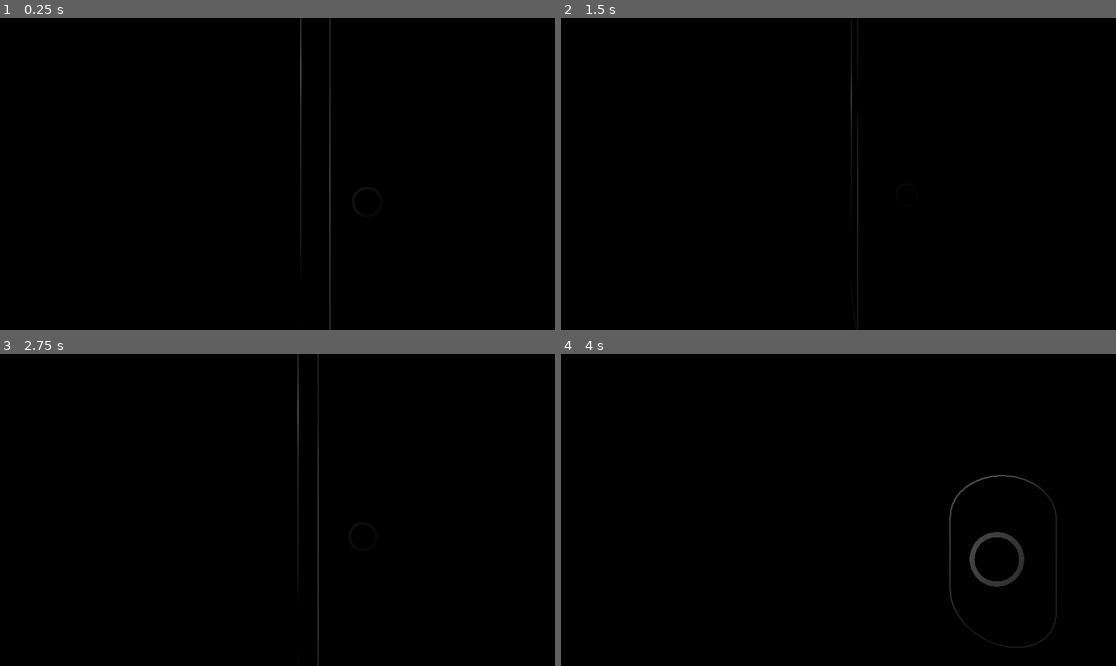
Above: before the commit, frames 1-4 (two rows, left to right).
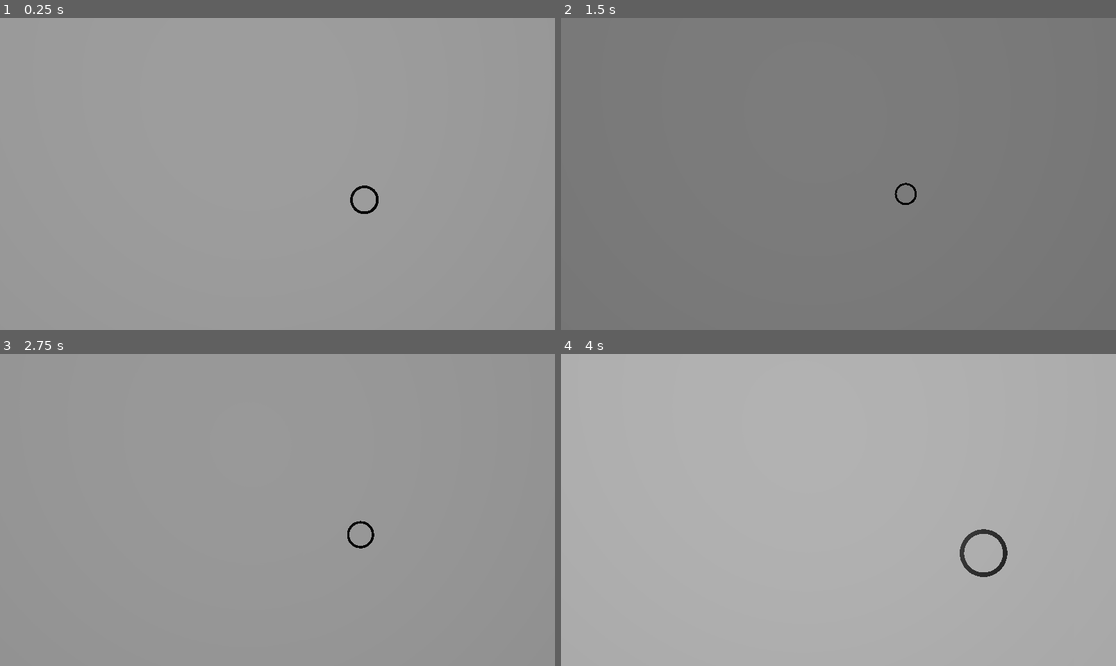
Above: after the commit, the same moments.

Repository: Yni-Viar/scp-939-vision-test
Game: Godot game, scene res://node_3d.tscn
Same seed, same stepped clock (60 frames per second), same inputs: the game is played once before the commit and once after it. The project has no main scene, so this scene is started directly.
Inputs:
- Up to frame 1 (0.25 s): no input
- Up to frame 2 (1.5 s): no input
- Up to frame 3 (2.75 s): no input
- Up to frame 4 (4 s): no input

The runs differ from the first frame. In frame 1, 100% of the frame differs, in the area x 0-100%, y 0-100%; in frame 2, 100%; in frame 3, 100%; in frame 4, 100%.

Commit message:
Another SCP-939 view, based on depth texture

Diff:
--- /dev/null
+++ b/src/MatcapShader/matcap.gdshader
@@ -0,0 +1,15 @@
+shader_type spatial;
+render_mode unshaded;
+
+//Made by Yni Viar
+//Licensed under CC0.
+
+uniform sampler2D depth_texture: hint_depth_texture;
+
+void fragment(){
+	float depth = textureLod(depth_texture, SCREEN_UV, 0.0).r;
+	vec4 upos = INV_PROJECTION_MATRIX * vec4(SCREEN_UV * 2.0 - 1.0, depth, 1.0);
+	vec3 pixel_position = upos.xyz / upos.w;
+	float distance_between_objects = distance(CAMERA_POSITION_WORLD, pixel_position);
+	ALBEDO = vec3(1.0 - (distance_between_objects / 7.68));
+}
--- a/src/node_3d.tscn
+++ b/src/node_3d.tscn
@@ -1,17 +1,25 @@
-[gd_scene load_steps=16 format=3 uid="uid://dnpd2l6vp053k"]
+[gd_scene load_steps=18 format=3 uid="uid://dnpd2l6vp053k"]
 
 [ext_resource type="Script" uid="uid://dl40tg0ivldfk" path="res://test_move.gd" id="1_a0tk4"]
 [ext_resource type="Material" uid="uid://3tdk6l0x8tq1" path="res://939emit.tres" id="2_a0tk4"]
-[ext_resource type="Material" uid="uid://bsfiqbctxrb4a" path="res://939.tres" id="2_jka67"]
+[ext_resource type="Shader" uid="uid://csqj250p47dcm" path="res://MatcapShader/matcap.gdshader" id="2_jka67"]
 [ext_resource type="Shader" uid="uid://bh73ik7u3sjtb" path="res://AmnesticVision/amnestic.gdshader" id="2_r3fl7"]
 [ext_resource type="Script" uid="uid://ctpngks3uhu8s" path="res://AmnesticVision/amnestic_progress.gd" id="4_i5arm"]
 
 [sub_resource type="BoxMesh" id="BoxMesh_noarx"]
 
+[sub_resource type="StandardMaterial3D" id="StandardMaterial3D_wc5p8"]
+albedo_color = Color(1, 1, 0, 1)
+
 [sub_resource type="BoxMesh" id="BoxMesh_a0tk4"]
+material = SubResource("StandardMaterial3D_wc5p8")
+
+[sub_resource type="ShaderMaterial" id="ShaderMaterial_jsk3o"]
+render_priority = 0
+shader = ExtResource("2_jka67")
 
 [sub_resource type="QuadMesh" id="QuadMesh_wc5p8"]
-material = ExtResource("2_jka67")
+material = SubResource("ShaderMaterial_jsk3o")
 size = Vector2(2, 2)
 
 [sub_resource type="ShaderMaterial" id="ShaderMaterial_jka67"]
@@ -53,11 +61,11 @@
 mesh = SubResource("BoxMesh_a0tk4")
 
 [node name="Camera3D" type="Camera3D" parent="."]
-transform = Transform3D(1, 0, 0, 0, 1, 0, 0, 0, 1, -0.698976, 1.93031, 0.845152)
+transform = Transform3D(1, 0, 0, 0, 1, 0, 0, 0, 1, -0.792895, 1.93031, 1.2054)
 script = ExtResource("1_a0tk4")
 
 [node name="939VisionEffect" type="MeshInstance3D" parent="Camera3D"]
-transform = Transform3D(1, 0, 0, 0, 1, 0, 0, 0, 1, 0, 0, -0.168428)
+transform = Transform3D(1, 0, 0, 0, 1, 0, 0, 0, 1, 0, 0, -0.202243)
 mesh = SubResource("QuadMesh_wc5p8")
 
 [node name="AmnesticEffect" type="MeshInstance3D" parent="Camera3D"]
Not shown, added: src/MatcapShader/matcap.gdshader.uid
